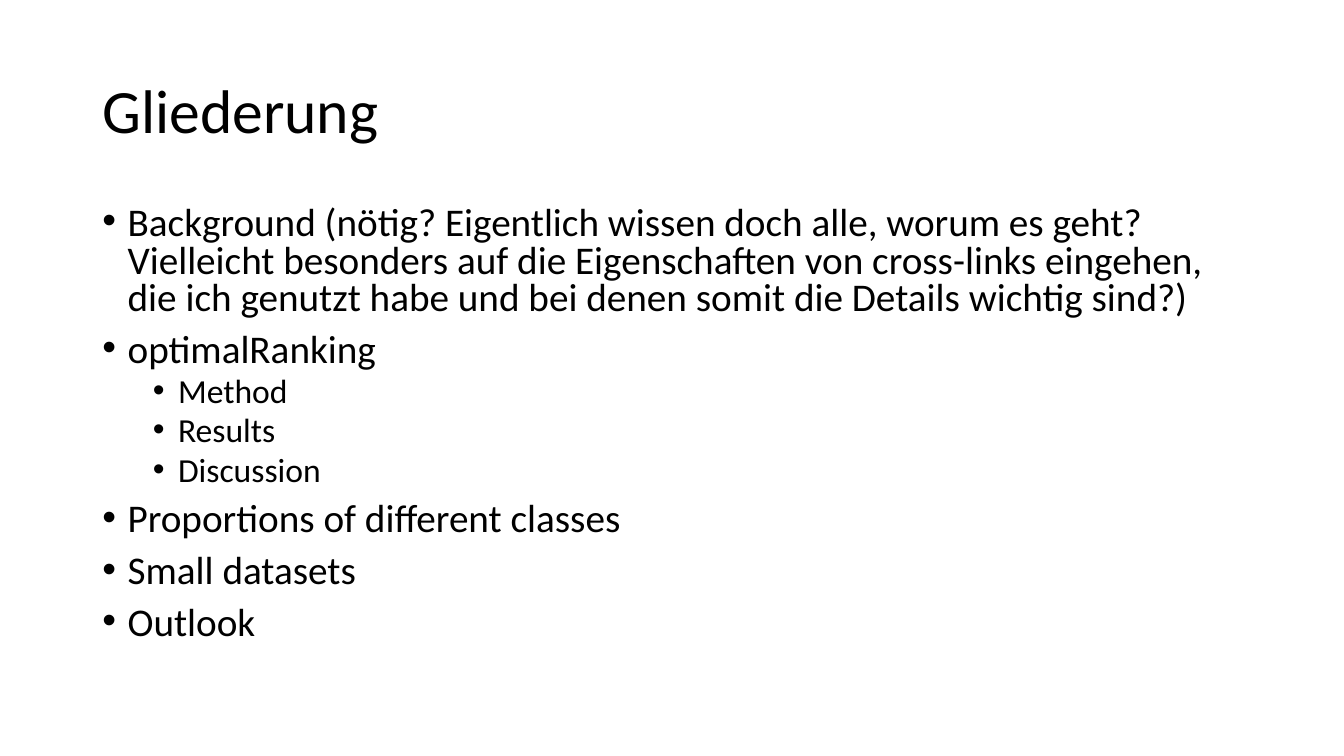
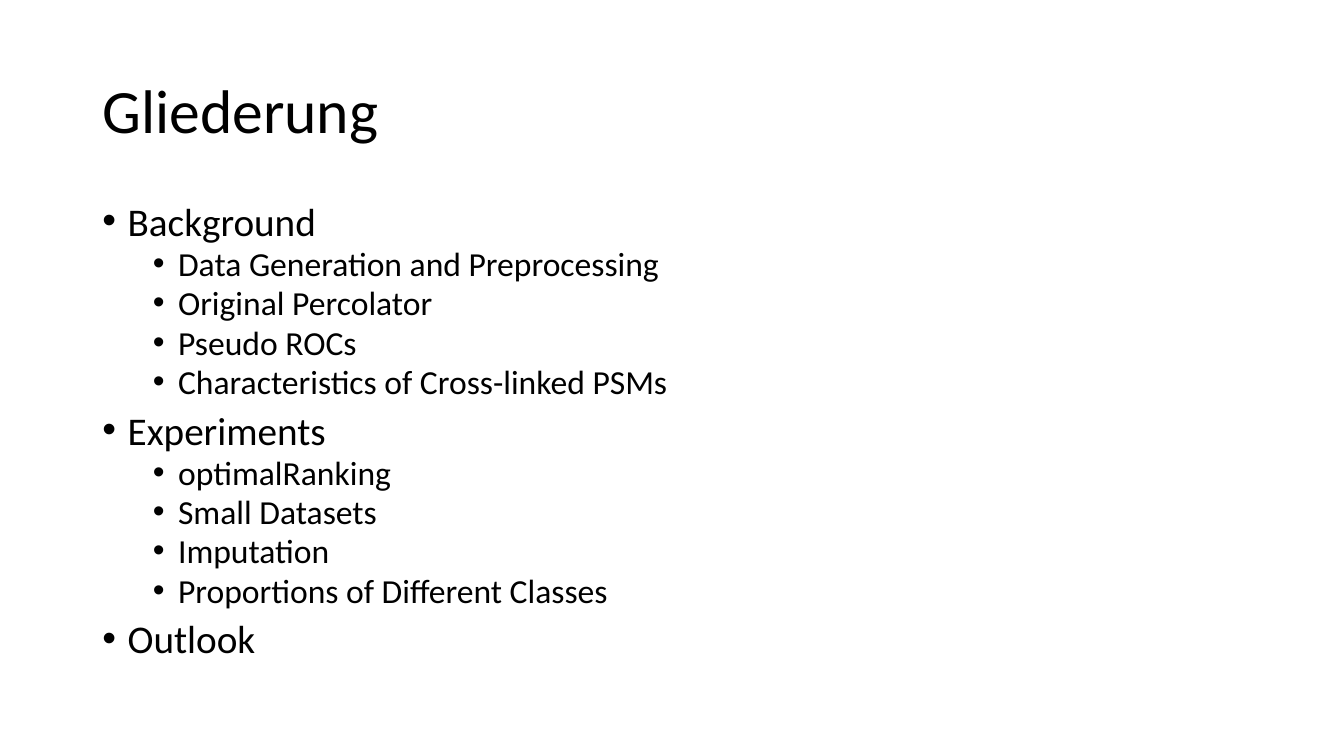
Before and after one commit to emilpaulitz/Bachelor-Thesis, a slide deck: slide 2 of doc/presentation.pptx. Drawn at 1344x756 pixels with LibreOffice and Linux fonts; fonts in the diff are those of the drawing. Boxes give left, top, right and bottom in pixels: in the first picture for what was removed or moved away, otherwise in the second. Text is boxed around its words. In the diff, an @@ line names an element or a change of style, - is before the commit and + after.

```diff
--- a/doc/presentation.pptx
+++ b/doc/presentation.pptx
@@ text at [128,208,668,452]: text changed; size 28 to 24 pt @@
-• Background (nötig? Eigentlich wissen doch alle, worum es geht? Vielleicht besonders auf die Eigenschaften von cross-links eingehen, die ich genutzt habe und bei denen somit die Details wichtig sind?)
+• Background
+  • Data Generation and Preprocessing
+  • Original Percolator
+  • Pseudo ROCs
+  • Characteristics of Cross-linked PSMs
+• Experiments
@@ text at [178,461,391,491]: size 28 to 24 pt in "optimalRanking"; list level 1 to 2 in "optimalRanking" @@
@@ text at [178,500,608,609]: text changed; size 28 to 24 pt @@
-  • Method
-  • Results
-  • Discussion
-• Proportions of different classes
-• Small datasets
+  • Small Datasets
+  • Imputation
+  • Proportions of Different Classes
```
Also in this commit, not shown: 1 other slide changed, 30 slides added, 7 other files.
